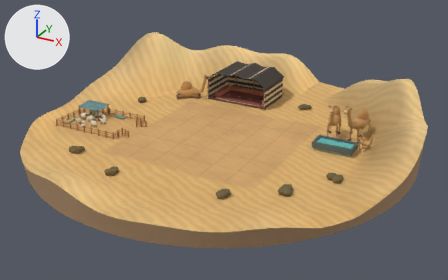
What one commit did to the glTF model quest-native/assets/world/scene4/scene4.glb.
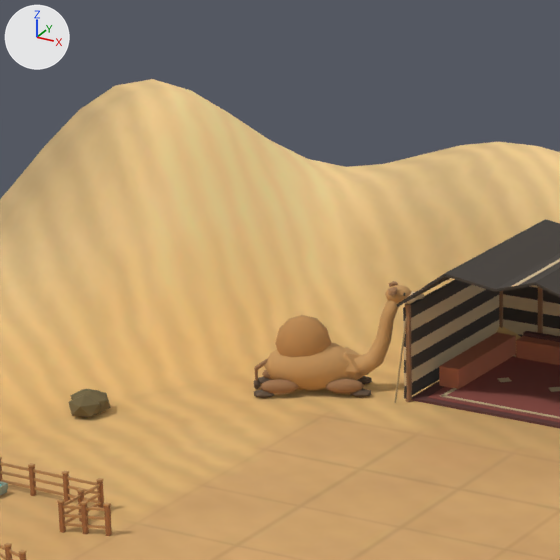
There are two pictures of each version: one whole from a 50 mm lens placed at (23.74, -42.86, 21.0), pointed at (0.61, -0.82, -0.02), one close up on the part from 28% to 54% of the width and 6% to 47% of the height. Every picture has the same lights, and +X, +Y and +Z are marked at upper left. The last two pictures show the newer version. Where no turn or scale is listed for an object, it has been applied to the vertices.

In view in the first close-up: 'Ground', 'camel_kneeling.002', 'sheep_pen.002', 'tent.002' and 3 more.
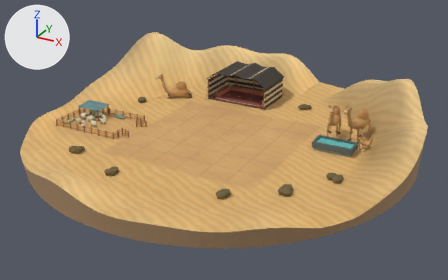
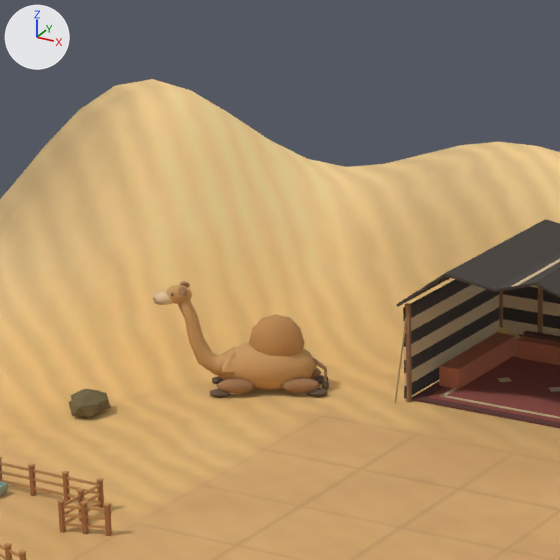
ob_camel_kneeling_001 is not drawn itself; it is the parent of ob_camel_kneeling_002.

Boxes [x1, y1, x2, y2] around the edits, measured in the close-ups (560 x 560 px):
'camel_kneeling.002', moved, turned
    before: [254, 281, 424, 398]
    after: [153, 281, 329, 398]

What changed in the scene script:
```text
Change ob_camel_kneeling_001:
    ob_camel_kneeling_001.location: (-7.6, 6.8, 0.0) -> (-8.4, 6.4, 0.0)
    ob_camel_kneeling_001.rotation_euler: (0.0, 0.0, 2.094) -> (0.0, 0.0, -1.047)  # degrees (0, 0, 120) -> degrees (0, 0, -60)
```
